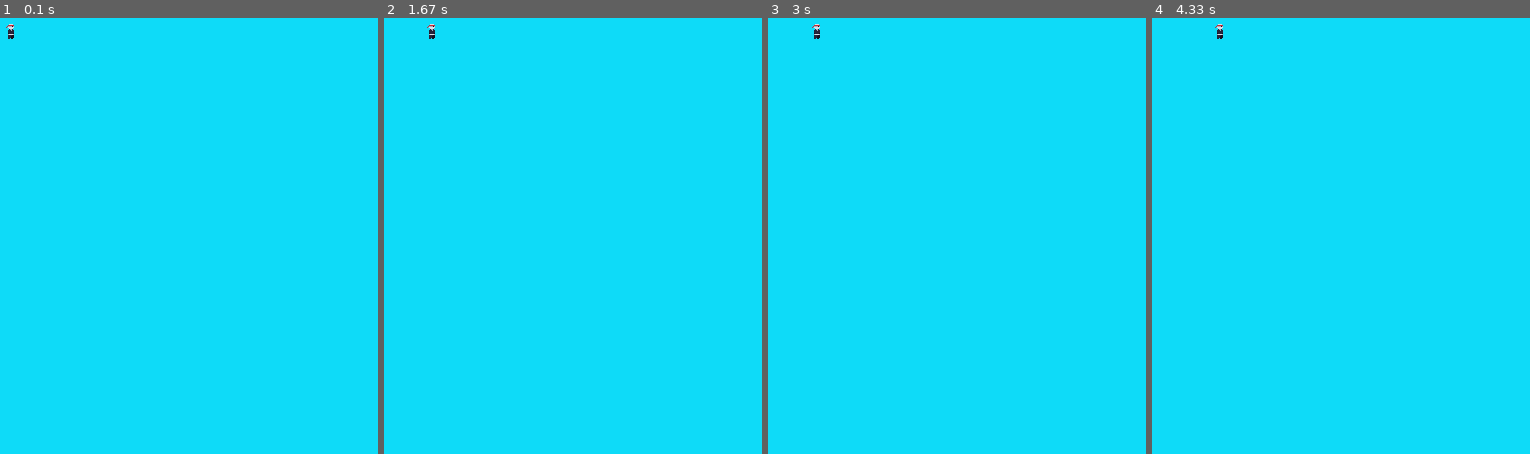
Above: before the commit, frames 1-4 (left to right).
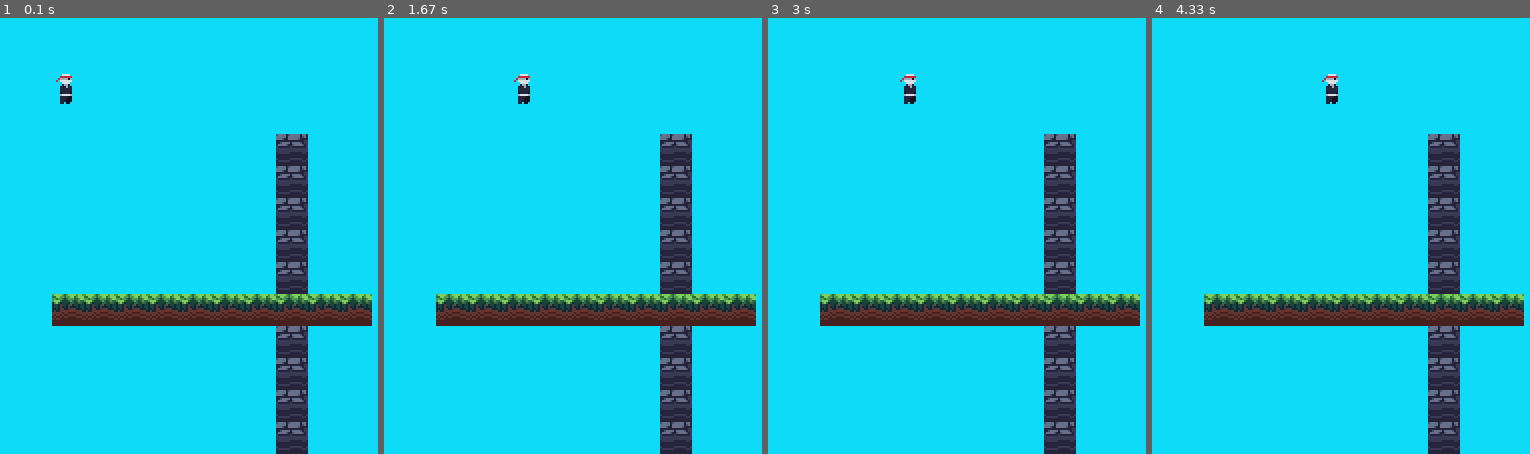
Above: after the commit, the same moments.

Repository: syevers/learn-pygame
Game: pygame game, started from game.py
Same seed, same stepped clock (60 frames per second), same inputs: the game is played once before the commit and once after it.
Inputs:
- Up to frame 1 (0.1 s): no input
- Up to frame 2 (1.67 s): hold Right 0.33-0.8 s; hold Right 0.83-1.3 s; hold Left from 1.33 s (still down)
- Up to frame 3 (3 s): release Left at 1.87 s; hold Left 1.9-2.3 s; hold Right 2.33-2.97 s
- Up to frame 4 (4.33 s): hold Left 3-3.47 s; hold Right 3.5-3.97 s; hold Right from 4 s (still down)

The runs differ from the first frame. In frame 1, 12% of the frame differs, in the area x 1-99%, y 1-100%; in frame 2, 12%; in frame 3, 12%; in frame 4, 12%.

Commit message:
load assets and tiles and then render

Diff:
--- a/game.py
+++ b/game.py
@@ -1,8 +1,9 @@
+import pygame
 import sys
-import pygame
 
-from scripts.utils import load_image
+from scripts.utils import load_image, load_images
 from scripts.entities import PhysicsEntity
+from scripts.tilemap import Tilemap
 
 
 class Game:
@@ -12,6 +13,9 @@
 
         # creates the window
         self.screen = pygame.display.set_mode((640, 480))
+
+        # render onto the display and scale it up
+        self.display = pygame.Surface((320, 240))
 
         # restrict framerate to 60fps
         self.clock = pygame.time.Clock()
@@ -29,15 +33,23 @@
         self.movement = [False, False]
 
         self.assets = {
+            'decor': load_images('tiles/decor'),
+            'grass': load_images('tiles/grass'),
+            'large_decor': load_images('tiles/large_decor'),
+            'stone': load_images('tiles/stone'),
             'player': load_image('entities/player.png')
         }
 
         self.player = PhysicsEntity(self, 'player', (50, 50), (8, 15))
 
+        self.tilemap = Tilemap(self,tile_size=16)
+
     def run(self):
         while True:
             # need to clear screen after each frame
-            self.screen.fill((14, 219, 248))
+            self.display.fill((14, 219, 248))
+
+            self.tilemap.render(self.display)
             # 0 on y-axis bc platformers only go right/left not up/down
             self.player.update((self.movement[1] - self.movement[0], 0))
             # MORE DEMONSTRATION CODE USEFUL TO KNOW -- KEEPING IT
@@ -57,7 +69,7 @@
 
             # gets user input
 
-            self.player.render(self.screen)
+            self.player.render(self.display)
 
             for event in pygame.event.get():
                 if event.type == pygame.QUIT:
@@ -78,6 +90,7 @@
                     if event.key == pygame.K_RIGHT:
                         self.movement[1] = False
 
+            self.screen.blit(pygame.transform.scale(self.display, self.screen.get_size()), (0, 0))
             pygame.display.update()
             self.clock.tick(60)
 
